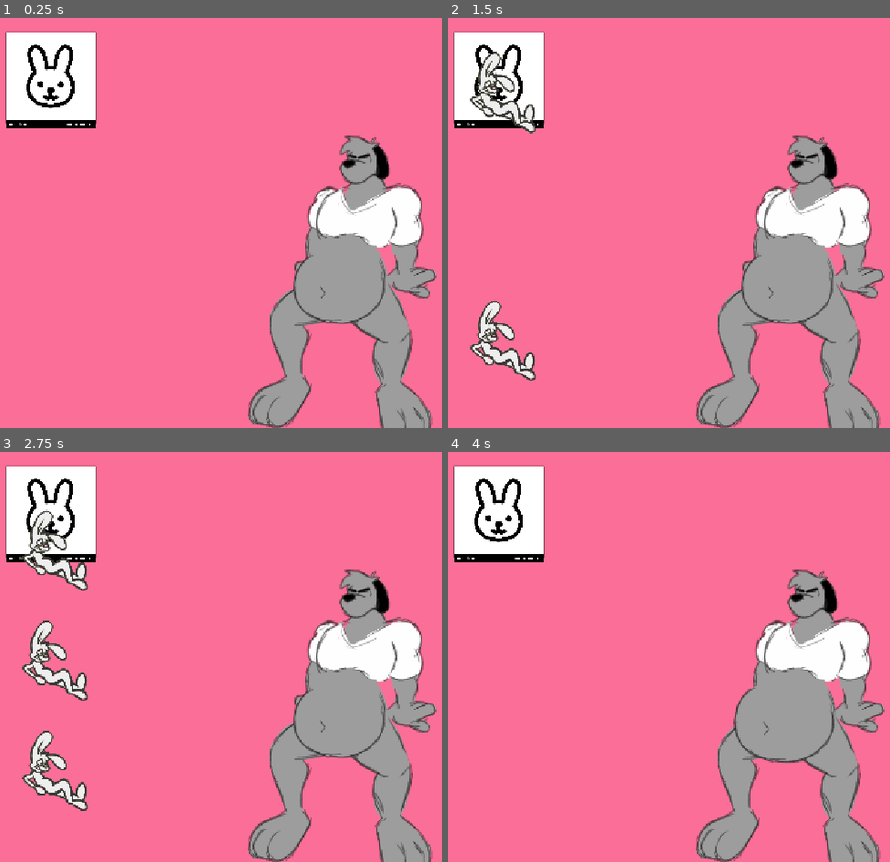
Above: before the commit, frames 1-4 (two rows, left to right).
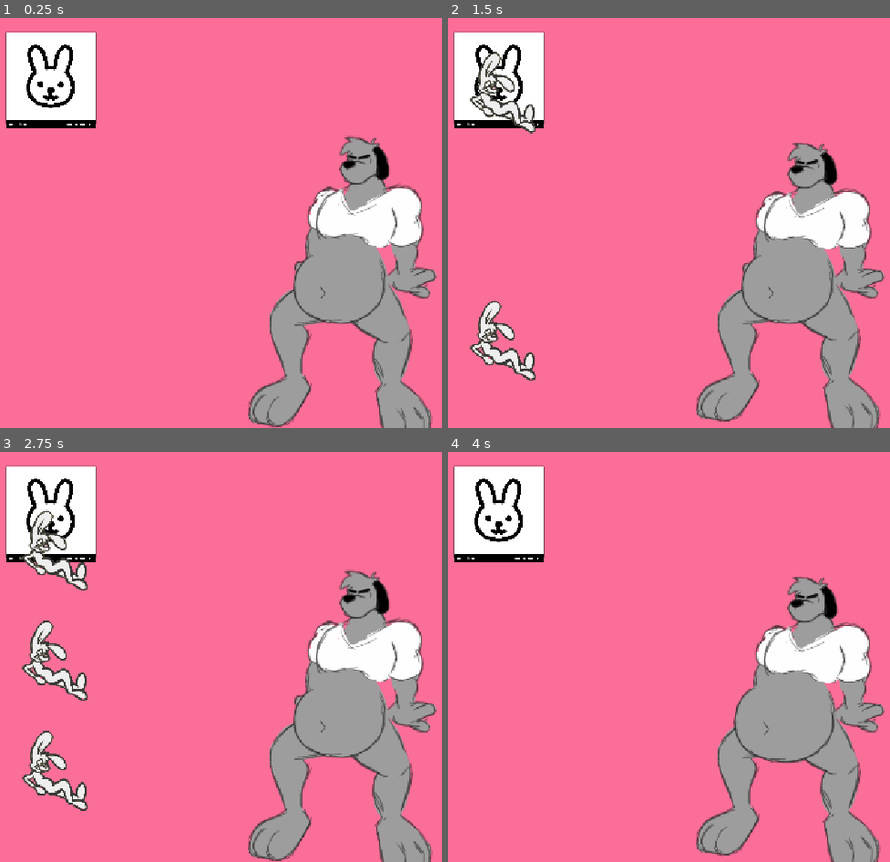
Above: after the commit, the same moments.

Repository: HellsStudios/character_feeder
Game: Godot game, scene res://scenes/main.tscn
The game is run twice, just before and just after one commit, with the same random seed, the same clock (stepped at 60 frames per second) and the same inputs.
Inputs (mouse positions are in pixels of both pictures, inside the frame that each line leads up to):
- Up to frame 1 (0.25 s): no input
- Up to frame 2 (1.5 s): click (496, 79) at 0.5 s; click (496, 79) at 1.25 s
- Up to frame 3 (2.75 s): click (48, 513) at 2 s
- Up to frame 4 (4 s): drag from (505, 767) to (806, 616) at 2.77 s; drag from (660, 677) to (806, 616) at 3.52 s

The runs differ from the first frame. In frame 1, 0.9% of the frame differs, in the area x 56-98%, y 28-100%; in frame 2, 3.5%, in the area x 56-99%, y 28-100%; in frame 3, 0.9%; in frame 4, 3.4%.

Commit message:
Breathing idle animation

Diff:
--- a/scenes/predator.tscn
+++ b/scenes/predator.tscn
@@ -20,10 +20,24 @@
 "update": 1,
 "values": [0]
 }
+tracks/1/type = "value"
+tracks/1/imported = false
+tracks/1/enabled = true
+tracks/1/path = NodePath("Sprite2D:scale")
+tracks/1/interp = 1
+tracks/1/loop_wrap = true
+tracks/1/keys = {
+"times": PackedFloat32Array(0),
+"transitions": PackedFloat32Array(1),
+"update": 0,
+"values": [Vector2(1, 1)]
+}
 
 [sub_resource type="Animation" id="Animation_w6bwu"]
 resource_name = "idle"
-length = 0.3
+length = 2.5000000000000004
+loop_mode = 1
+step = 0.1
 tracks/0/type = "value"
 tracks/0/imported = false
 tracks/0/enabled = true
@@ -35,6 +49,18 @@
 "transitions": PackedFloat32Array(1),
 "update": 1,
 "values": [0]
+}
+tracks/1/type = "value"
+tracks/1/imported = false
+tracks/1/enabled = true
+tracks/1/path = NodePath("Sprite2D:scale")
+tracks/1/interp = 2
+tracks/1/loop_wrap = true
+tracks/1/keys = {
+"times": PackedFloat32Array(0, 1.2, 2.5),
+"transitions": PackedFloat32Array(1, 1, 1),
+"update": 0,
+"values": [Vector2(1, 1), Vector2(1, 0.95), Vector2(1, 1)]
 }
 
 [sub_resource type="Animation" id="Animation_voa5e"]
@@ -134,6 +160,7 @@
 
 [node name="BodyAnimationPlayer" type="AnimationPlayer" parent="." unique_id=1136067060]
 libraries/ = SubResource("AnimationLibrary_w6bwu")
+autoplay = &"idle"
 
 [node name="BellyAnimationPlayer" type="AnimationPlayer" parent="." unique_id=691396620]
 libraries/ = SubResource("AnimationLibrary_voa5e")
